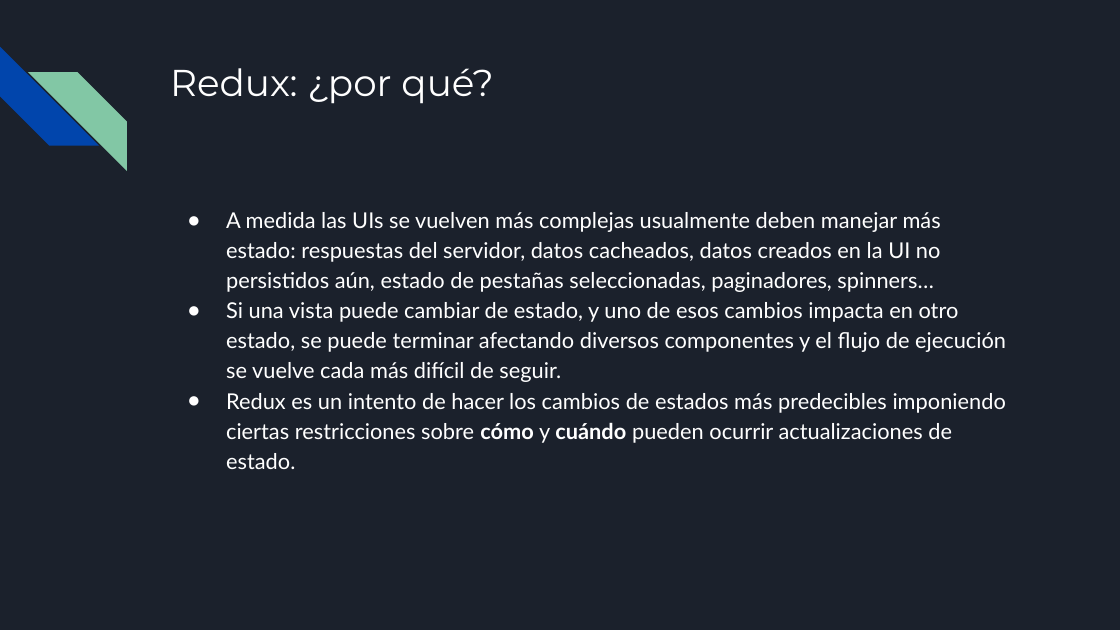
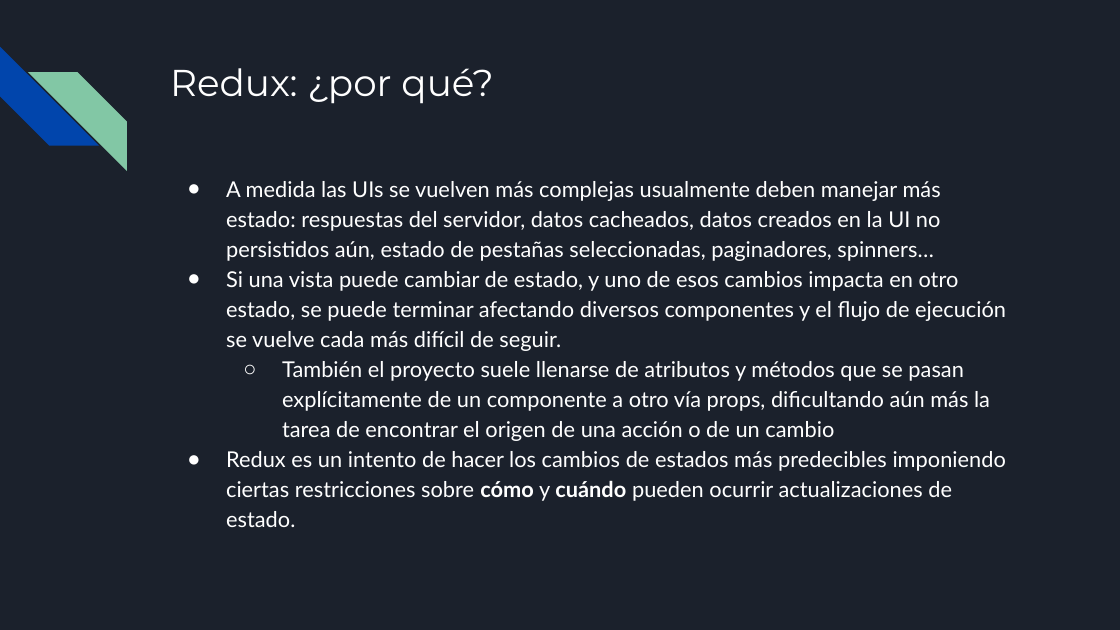
Before and after one commit to francisco-pinchentti/react-basics, a slide deck: slide 18 of docs/React.odp. Drawn at 1120x630 pixels with LibreOffice and Linux fonts; fonts in the diff are those of the drawing. Boxes give left, top, right and bottom in pixels: in the first picture for what was removed or moved away, otherwise in the second. Text is boxed around its words. In the diff, an @@ line names an element or a change of style, - is before the commit and + after.

```diff
--- a/docs/React.odp
+++ b/docs/React.odp
@@ text "A medida las UIs se ...": place and size @@
-text "A medida las UIs se ..." at box(226, 212, 1006, 469)
+text "A medida las UIs se ..." at box(226, 181, 1006, 527)
@@ text at box(282, 361, 990, 441): paragraph added @@
+  ○ También el proyecto suele llenarse de atributos y métodos que se pasan explícitamente de un componente a otro vía props, dificultando aún más la tarea de encontrar el origen de una acción o de un cambio
```
Also in this commit, not shown: 15 other slides changed, 7 slides added, 3 slides removed, 1 other file.
